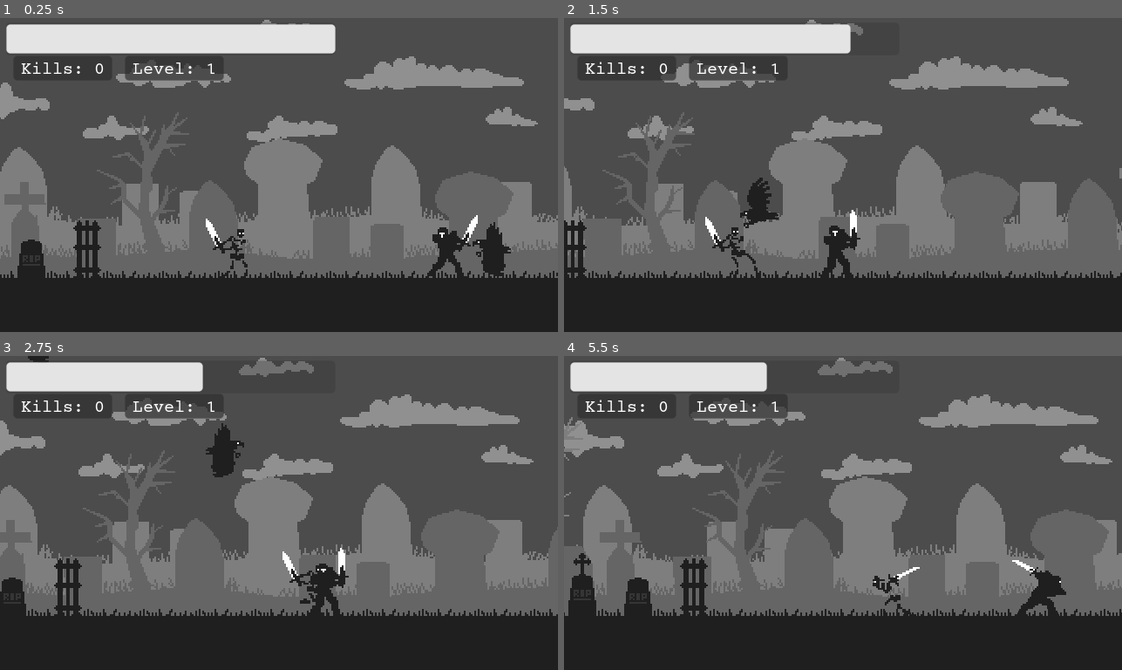
Above: before the commit, frames 1-4 (two rows, left to right).
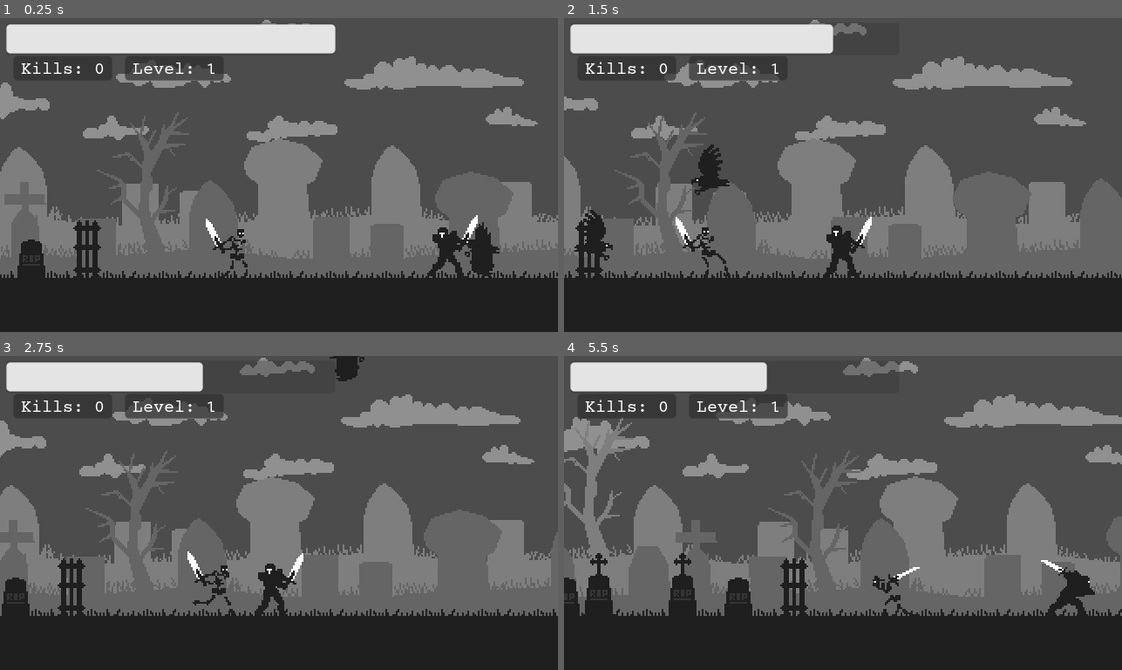
Above: after the commit, the same moments.

Repository: dw3nt/hb-grave-in-godot
Game: Godot game, scene res://Graveyard.tscn
Two runs of this game, one before a commit and one after it. Both use one fixed random seed, a clock stepped at 60 frames per second and the inputs below.
Inputs:
- Up to frame 1 (0.25 s): no input
- Up to frame 2 (1.5 s): hold D (move_right) 0.53-1.28 s; tap K (attack) at 0.6 s; hold A (move_left) from 1.28 s (still down); tap Space (roll) at 1.35 s
- Up to frame 3 (2.75 s): release A (move_left) at 2.03 s; hold D (move_right) from 2.03 s (still down); tap K (attack) at 2.1 s
- Up to frame 4 (5.5 s): tap Space (roll) at 2.85, 4.35 s; release D (move_right) at 3.53 s; hold A (move_left) from 3.53 s (still down); tap K (attack) at 3.6, 5.1 s

The runs differ from the first frame. In frame 1, 0.6% of the frame differs, in the area x 83-92%, y 65-83%; in frame 2, 13%; in frame 3, 7.9%; in frame 4, 30%, in the area x 0-100%, y 0-83%.

Commit message:
delete crow when flies away

Diff:
--- a/Crow.gd
+++ b/Crow.gd
@@ -1,8 +1,7 @@
 extends KinematicBody2D
 
-enum State { CHASE, EXIT }
-
-const MAX_MOVE_SPEED = 100
+const MAX_MOVE_SPEED = 125
+const OFF_SCREEN_LIMIT = -20
 
 var motion = Vector2()
 var isDodgeable = true
@@ -11,7 +10,7 @@
 var hp = maxHp
 var knockbackSpeed = 0
 var expScene = load("res://Experience.tscn")
-var expOrbs = 3
+var expOrbs = 2
 var expAmount = 1
 
 onready var skeleton = get_tree().get_root().find_node("Skeleton", true, false)
@@ -34,11 +33,31 @@
 func _physics_process(delta):
 	move_and_slide(motion)
 
+	if global_position.y < OFF_SCREEN_LIMIT:
+		queue_free()
+
 
 func process_hit(attacker, damage, knockback):
-	pass
+	hp -= damage
+	if hp <= 0:
+		process_death()
+
+
+func process_death():
+	var expParent = get_tree().get_root().find_node("Experience", true, false)
+	for i in range(expOrbs):
+		var inst = expScene.instance()
+		inst.global_position = global_position
+		inst.amount = expAmount
+		expParent.add_child(inst)
+	queue_free()
 
 
 func _on_Hitbox_body_entered(body):
 	if body.get_name() == "Skeleton":
 		motion.y = -MAX_MOVE_SPEED
+
+
+func _on_VisibilityNotifier2D_screen_exited():
+	print("i'm out")
+	queue_free()
